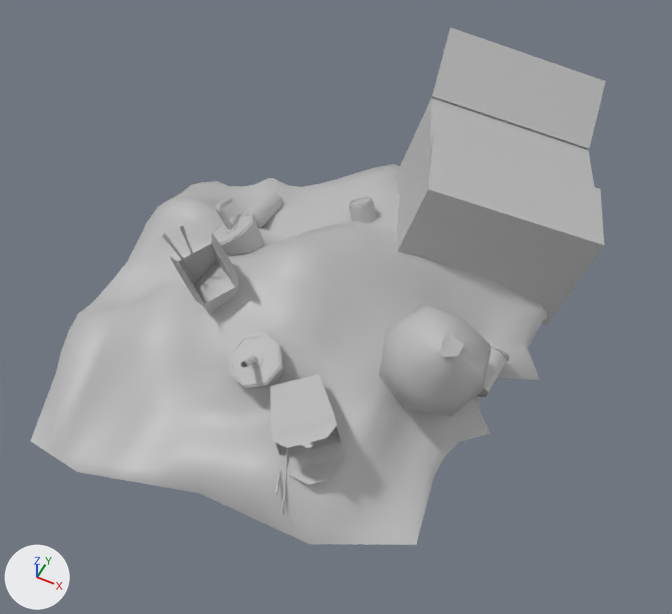
Before and after pictures for a commit that changed the FBX model Assets/Art_Assets/Streets/SM_Trash.fbx.
Rendered twice from a 50 mm lens placed at (0.96, -2.0, 2.42), pointed at (0.02, -0.12, 0.07). The lights are fixed; the arrows at lower left show +X, +Y and +Z.

Names of what the first picture shows: 'SM_Trash_BO'.
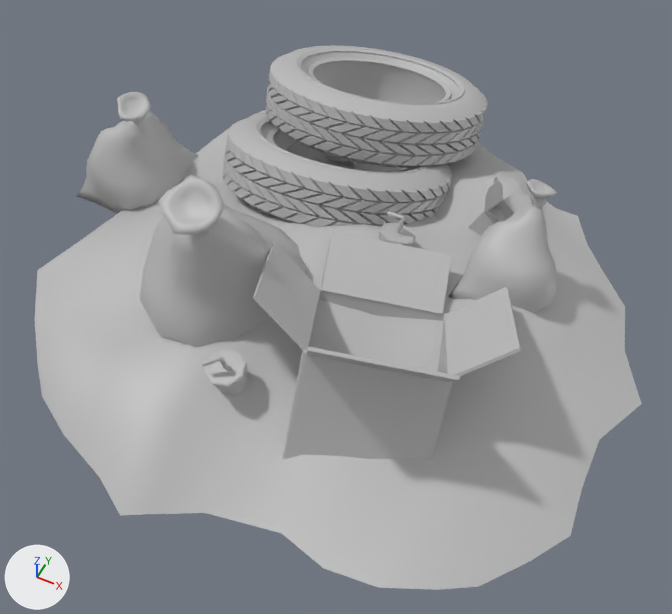
Location of each change, (x1, y1, x2, y2) in pixels of the pictures (672 x 614 px; the box of a moved part takes in the faces that stretch with it):
'SM_Trash_BO', reshaped, turned, rescaled, moved
    before: (31, 28, 606, 545)
    after: (35, 45, 641, 590)
part 1 of me_mesh, moved or reshaped
    before: (216, 197, 233, 230)
    after: (387, 211, 405, 234)
part 2 of me_mesh, added
    after: (201, 356, 228, 369)
part 3 of me_mesh, moved or reshaped
    before: (209, 214, 266, 256)
    after: (379, 223, 416, 247)
part 4 of me_mesh, moved or reshaped
    before: (228, 332, 284, 389)
    after: (205, 349, 249, 396)
part 5 of me_mesh, deleted
    before: (31, 28, 606, 545)
part 6 of me_mesh, added
    after: (35, 45, 641, 590)

What changed in the scene script:
```text
Change me_mesh:
    used by ob_sm_trash_bo; parent = ob_group1; location = (0.0, 0.0, 0.0)
    remove me_mesh.from_pydata(...)  # 1592 vertices, 1561 faces; spans x -13.0..13.0, y -1.5..10.4, z -16.9..16.9
    add me_mesh.from_pydata(...)  # 6660 vertices, 6611 faces; spans x -119.2..104.9, y -19.4..73.5, z -122.6..107.1
    me_mesh part 1: the loose piece of 88 vertices spanning x -6.6..-5.4, y 5.1..6.8, z 1.5..3.1 is multiplied about its middle by the matrix ((1.422, 1.523, 3.75), (-3.055, 3.011, -0.064), (-2.654, -2.649, 2.083)), then moved by (18.3, 24.6, -13.6)
    me_mesh part 2: the loose piece of 88 vertices spanning x -6.6..-5.4, y 5.1..6.8, z 1.5..3.1 is copied, and the copy is multiplied about its middle by the matrix ((-1.361, -0.76, 3.997), (-1.151, 4.114, 0.39), (-3.902, -0.949, -1.509)), then moved by (-5.8, 20.9, 61.6); it spans x -14.6..-8.6, y 23.2..31.0, z 61.2..67.1
    me_mesh part 3: the loose piece of 98 vertices spanning x -6.9..-2.7, y 1.3..6.1, z 1.5..4.3 is multiplied about its middle by the matrix ((1.422, 1.523, 3.75), (-3.055, 3.011, -0.064), (-2.654, -2.649, 2.083)), then moved by (17.6, 16.5, -10.0)
    me_mesh part 4: the loose piece of 98 vertices spanning x -1.9..1.0, y 0.1..4.9, z 6.7..10.8 is multiplied about its middle by the matrix ((2.029, 1.697, -3.378), (-0.945, 3.94, 1.411), (3.66, 0.076, 2.237)), then moved by (-9.4, 14.1, 51.6)
    me_mesh part 5: 15 loose pieces with 1308 vertices, spanning x -13.0..13.0, y -1.5..10.4, z -16.9..16.9, are deleted
    me_mesh part 6: 6288 vertices added at x -119.2..104.9, y -19.4..73.5, z -122.6..107.1
Change ob_sm_trash_bo:
    remove ob_sm_trash_bo.parent = ob_group1
    ob_sm_trash_bo.rotation_euler: (0.0, 0.0, 0.0) -> (1.571, 0.0, 0.0)  # degrees (0, 0, 0) -> degrees (90, 0, 0)
    ob_sm_trash_bo.scale: (1.0, 1.0, 1.0) -> (0.01, 0.01, 0.01)
```
